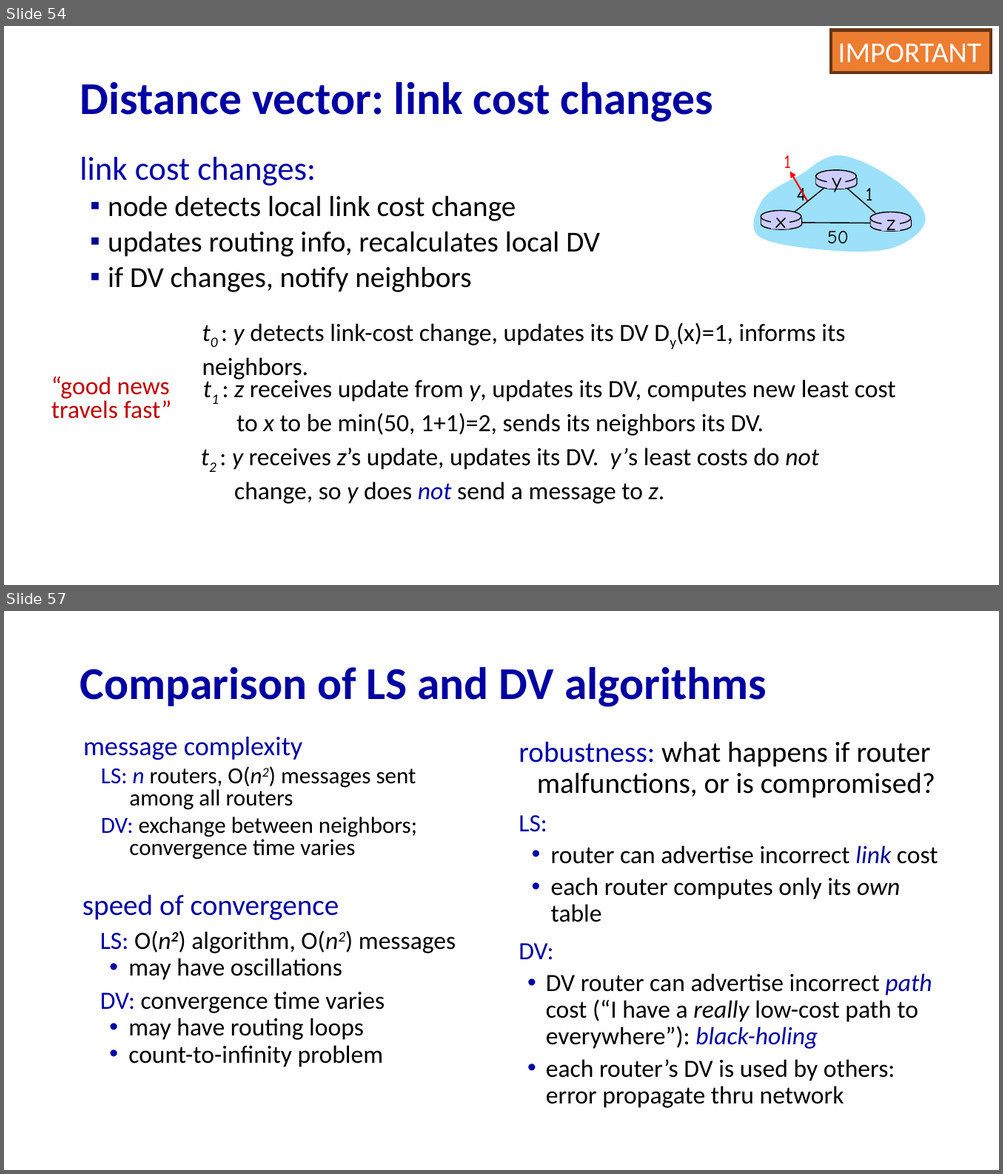
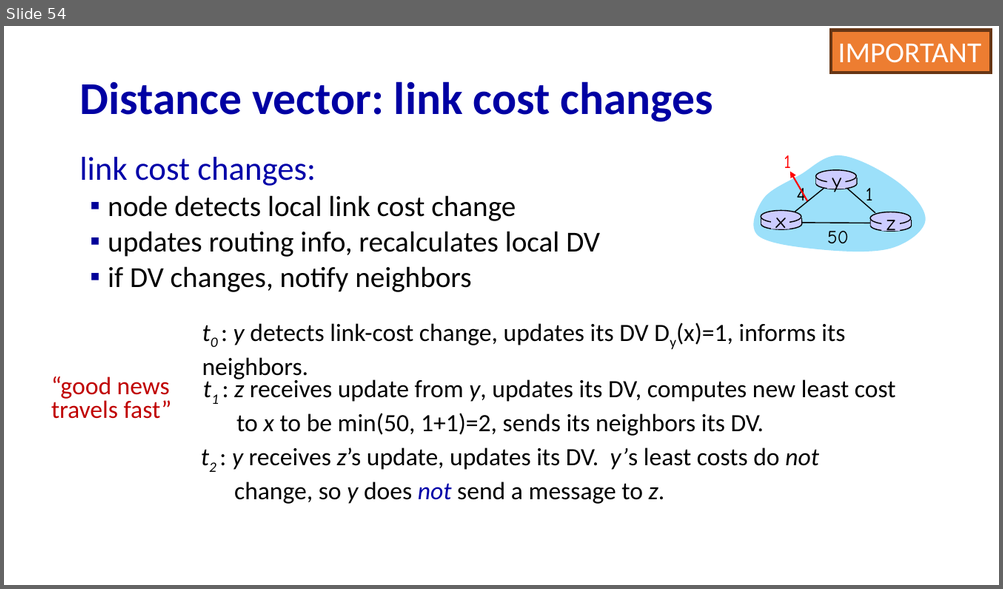
Before and after one commit to guhofstra/CSC175, a slide deck: PPTs/5.1 5.2 Control Plan Routing Protocols.pptx. Shown one above the other, each under a label of ours: slides 54 and 57 before the commit, slide 54 after it; the slides between them are not shown. The pictures are 1003x1174 and 1003x589 pixels, drawn with LibreOffice and Linux fonts; fonts in the diff are those of the drawing. Boxes give left, top, right and bottom in pixels: in the first picture for what was removed or moved away, otherwise in the second. Text is boxed around its words. In the diff, an @@ line names an element or a change of style, - is before the commit and + after.

```diff
--- a/PPTs/5.1 5.2 Control Plan Routing Protocols.pptx
+++ b/PPTs/5.1 5.2 Control Plan Routing Protocols.pptx
@@ slide 57 removed at (4, 611, 999, 1170), background #FFFFFF @@
@@ title removed at (79, 667, 766, 707) @@
-Comparison of LS and DV algorithms
@@ text removed at (83, 736, 417, 860) @@
-message complexity
-  LS: n routers, O(n2) messages sent among all routers
-  DV: exchange between neighbors; convergence time varies
@@ text removed at (518, 741, 938, 1108) @@
-robustness: what happens if router malfunctions, or is compromised?
-LS:
-  • router can advertise incorrect link cost
-  • each router computes only its own table
-DV:
-  • DV router can advertise incorrect path cost (“I have a really low-cost path to everywhere”): black-holing
-  • each router’s DV is used by others: error propagate thru network
@@ text removed at (82, 894, 455, 1068) @@
-speed of convergence
-LS: O(n2) algorithm, O(n2) messages
-  • may have oscillations
-DV: convergence time varies
-  • may have routing loops
-  • count-to-infinity problem
```
Also in this commit, not shown: 2 slides changed, 3 slides added, 31 other files.
